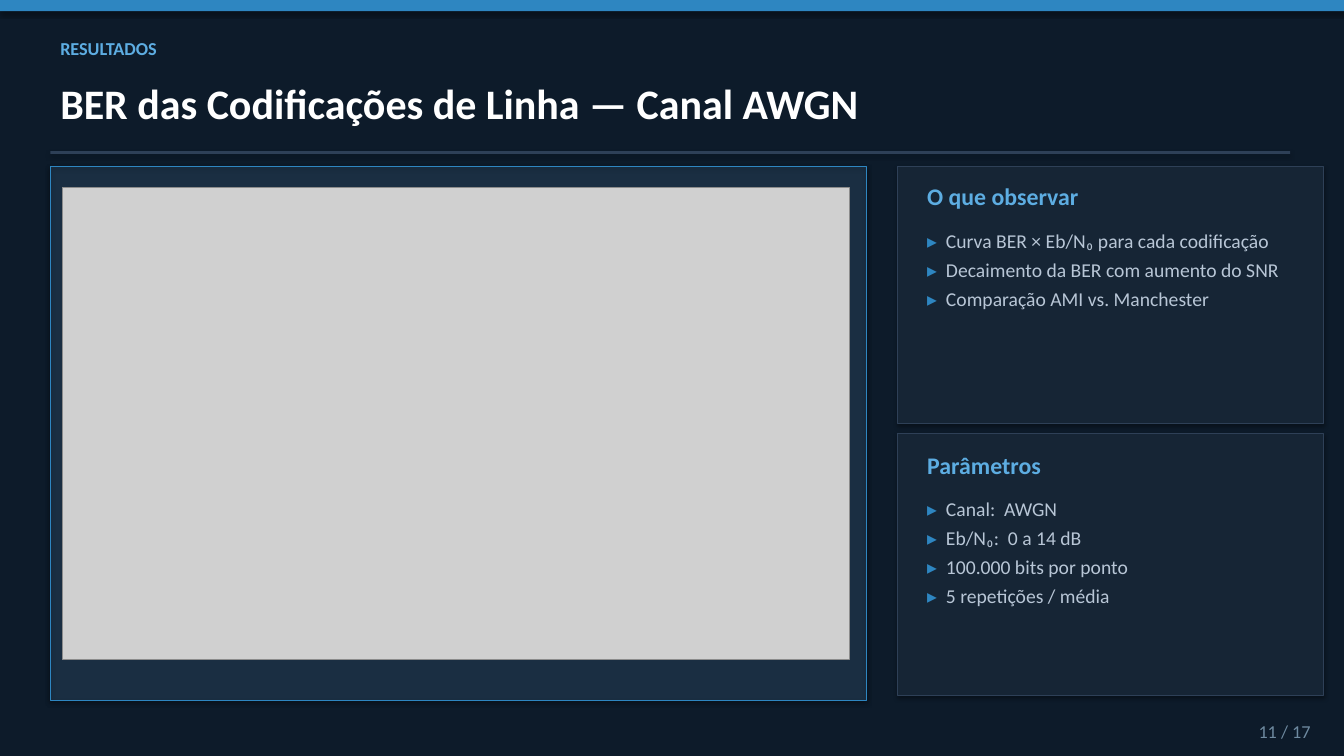
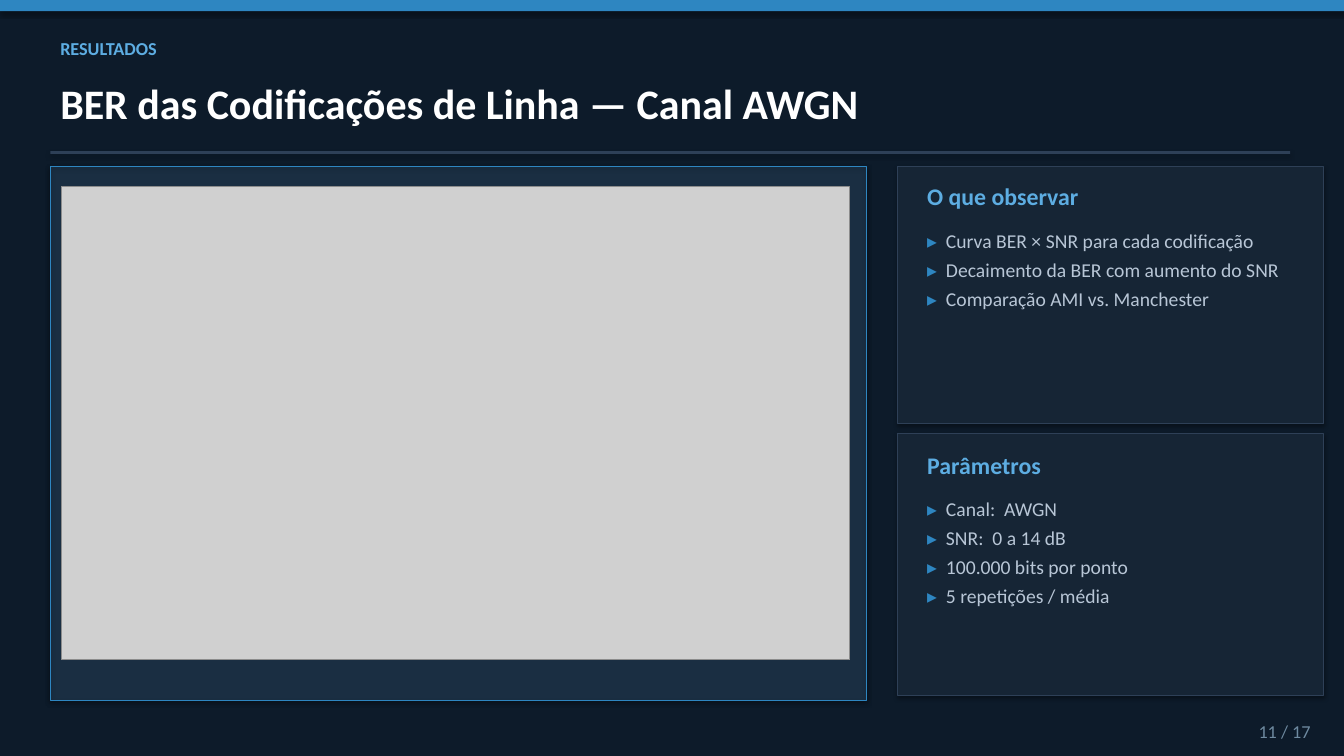
Before and after one commit to T10SAM/Simulador-de-Transmissao-Digital, a slide deck: slide 11 of Apresentação.pptx. Drawn at 1344x756 pixels with LibreOffice and Linux fonts; fonts in the diff are those of the drawing; grey boxes stand for pictures. Boxes give left, top, right and bottom in pixels: in the first picture for what was removed or moved away, otherwise in the second. Text is boxed around its words. In the diff, an @@ line names an element or a change of style, - is before the commit and + after.

```diff
--- a/Apresentação.pptx
+++ b/Apresentação.pptx
@@ text at (946, 234, 1253, 251): text changed @@
-▸ Curva BER × Eb/N₀ para cada codificação
+▸ Curva BER × SNR para cada codificação
@@ text at (946, 531, 1066, 545): text changed @@
-▸ Eb/N₀: 0 a 14 dB
+▸ SNR: 0 a 14 dB
```
Also in this commit, not shown: 9 other slides changed, 14 other files.
